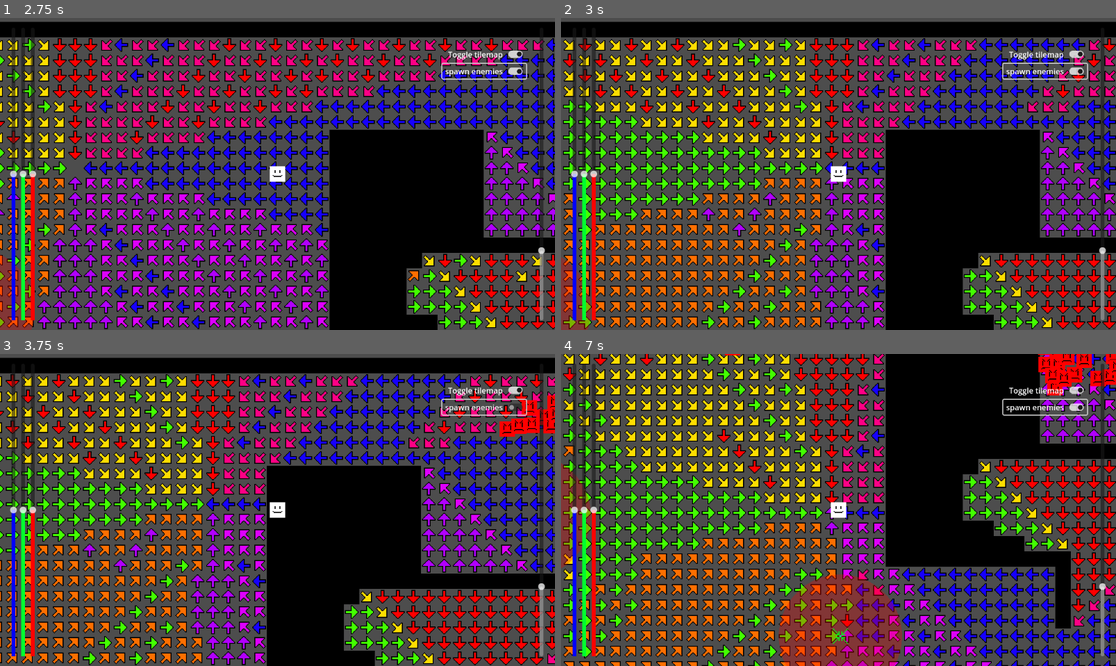
Above: before the commit, frames 1-4 (two rows, left to right).
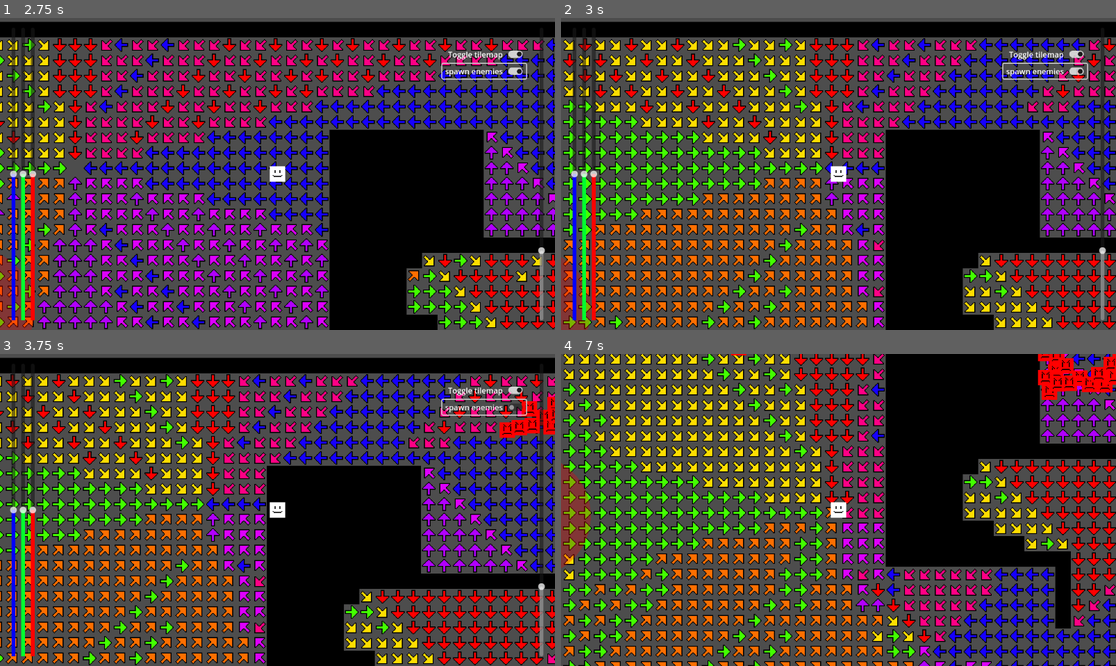
Above: after the commit, the same moments.

Repository: brammie15/GP-Retake
Game: Godot game, scene res://node_2d.tscn
Two runs of this game, one before a commit and one after it. Both use one fixed random seed, a clock stepped at 60 frames per second and the inputs below.
Inputs (mouse positions are in pixels of both pictures, inside the frame that each line leads up to):
- Up to frame 1 (2.75 s): click "Toggle tilemap" at 0.5 s; click "spawn enemies" at 1.25 s; tap Enter at 2 s; move the mouse to (399, 158) at 2.02 s; hold D (move_right) from 2.03 s (still down); click (399, 158) at 2.17 s; tap Space at 2.27 s
- Up to frame 2 (3 s): release D (move_right) at 2.75 s; drag from (727, 189) to (810, 236) at 2.77 s
- Up to frame 3 (3.75 s): tap Space at 3.5 s; move the mouse to (333, 441) at 3.52 s; hold D (move_right) from 3.53 s (still down)
- Up to frame 4 (7 s): release D (move_right) at 4.25 s; drag from (810, 572) to (672, 463) at 4.27 s; move the mouse to (1005, 556) at 5.02 s; hold A (move_left) 5.03-5.75 s; tap Space at 5.27 s; tap F1 (toggle_ui, bound only after the commit) at 5.65 s; drag from (672, 463) to (755, 432) at 5.77 s; move the mouse to (866, 510) at 6.52 s; hold S (move_down) from 6.53 s (still down); click (866, 510) at 6.67 s

Frame 1 is identical in both runs. In frame 2, 2.8% of the frame differs, in the area x 0-87%, y 55-100%; in frame 3, 2.8%; in frame 4, 14%, in the area x 0-100%, y 0-100%.

Commit message:
add readme

Diff:
--- a/node_2d.tscn
+++ b/node_2d.tscn
@@ -147,20 +147,12 @@
 step = 0.1
 value = 1.0
 
-[node name="Node2D2" type="Sprite2D" parent="."]
-position = Vector2(264, 142)
-texture = ExtResource("4_0hol4")
-script = ExtResource("5_q6r6c")
-
-[node name="Camera2D" type="Camera2D" parent="Node2D2"]
-zoom = Vector2(2, 2)
-
 [node name="Repeller" parent="." instance=ExtResource("8_4d7sh")]
 position = Vector2(158, 283)
 
 [node name="Attractor" parent="." instance=ExtResource("9_4d7sh")]
-position = Vector2(481, 408)
-strength = 2.0
+visible = false
+position = Vector2(567, 430)
 
 [connection signal="value_changed" from="CanvasLayer2/MarginContainer/HSlider" to="CanvasLayer2" method="_on_h_slider_value_changed"]
 [connection signal="toggled" from="CanvasLayer2/MarginContainer/MarginContainer/VBoxContainer/CheckButton" to="CanvasLayer2" method="_on_check_button_toggled"]
--- a/project.godot
+++ b/project.godot
@@ -41,6 +41,11 @@
 "events": [Object(InputEventKey,"resource_local_to_scene":false,"resource_name":"","device":-1,"window_id":0,"alt_press …(192 unchanged characters)…
 ]
 }
+toggle_ui={
+"deadzone": 0.2,
+"events": [Object(InputEventKey,"resource_local_to_scene":false,"resource_name":"","device":-1,"window_id":0,"alt_pressed":false,"shift_pressed":false,"ctrl_pressed":false,"meta_pressed":false,"pressed":false,"keycode":0,"physical_keycode":4194332,"key_label":0,"unicode":0,"location":0,"echo":false,"script":null)
+]
+}
 
 [rendering]
 
--- a/ui-controller.gd
+++ b/ui-controller.gd
@@ -1,32 +1,30 @@
 extends CanvasLayer
 
 @export var camera: Camera2D
+
+func _process(delta: float) -> void:
+	if Input.is_action_just_pressed("toggle_ui"):
+		self.visible = !self.visible
 
 
 func _on_h_slider_value_changed(value: float) -> void:
 	var zoom_value = $MarginContainer/HSlider.value
 	camera.zoom = Vector2(zoom_value,zoom_value)
 
-
-
 func _on_check_button_toggled(toggled_on: bool) -> void:
 	$"../FlowField".update_tilemap = toggled_on
 	$"../VisMap".visible = toggled_on
-
 
 func _on_check_button_2_toggled(toggled_on: bool) -> void:
 	for spawner in get_tree().get_nodes_in_group("spawner"):
 		spawner.do_spawning = toggled_on
 
-
 func _on_h_slider_2_value_changed(value: float) -> void:
 	# bfs strength
 	$"../FlowField".bfs_strength = value
 
-
 func _on_att_value_changed(value: float) -> void:
 	$"../FlowField".attractor_strength = value
 
-
 func _on_rep_value_changed(value: float) -> void:
 	$"../FlowField".repeller_strength = value
Not shown, added: github-assets/.gdignore
Binary file added: github-assets/attractor_example.png
Binary file added: github-assets/flowfield_example.png
Binary file added: github-assets/repeller_example.png
Not shown, added: github-assets/demo_example.gif
Not shown, added: readme.md
